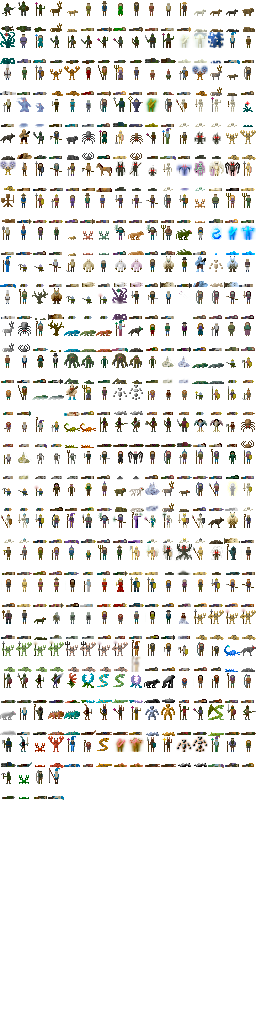
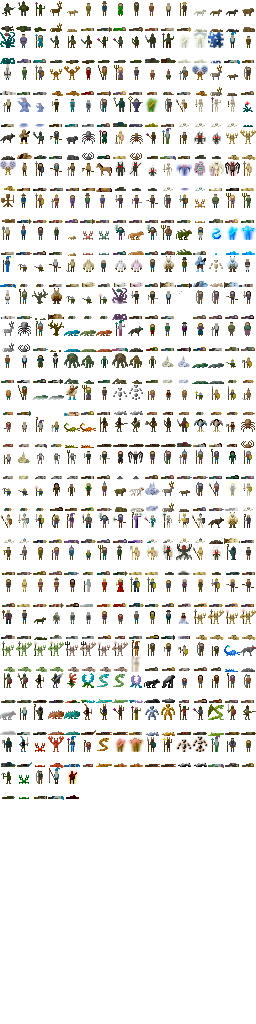
Revision of a layered w=256, h=1024 image; what changed, layer by layer:
painted on "Background" over [66, 770, 80, 799]
